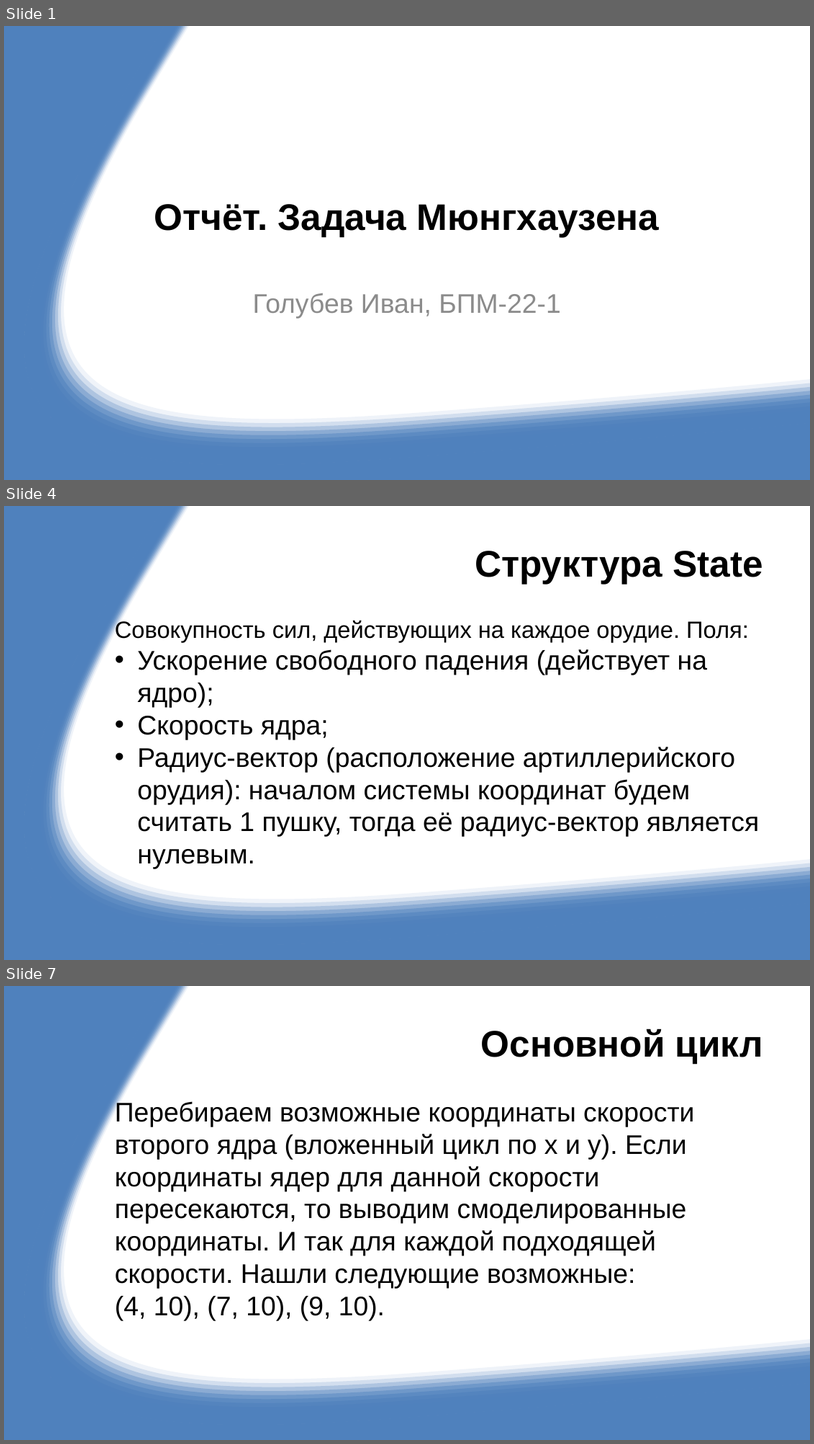
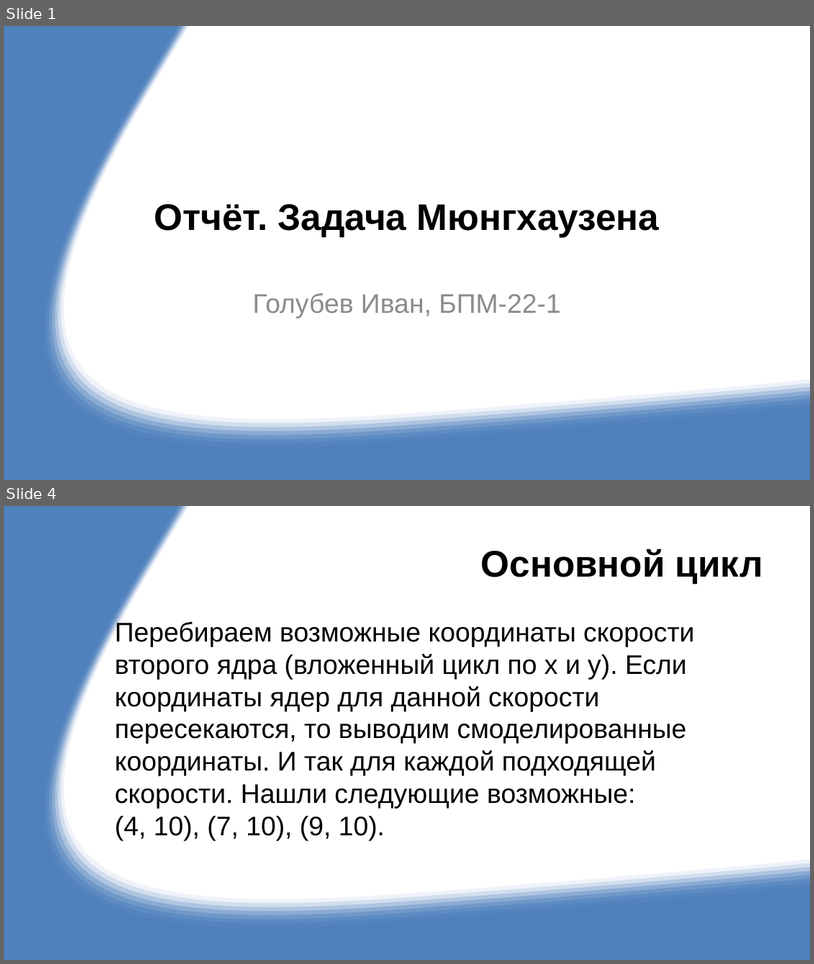
Before and after one commit to g0lubew-iv/g0lubew_i_m, a slide deck: Report.pptx. Shown one above the other, each under a label of ours: slides 1, 4 and 7 before the commit, slides 1 and 4 after it; the slides between them are not shown. The pictures are 814x1444 and 814x964 pixels, drawn with LibreOffice and Linux fonts; fonts in the diff are those of the drawing. Boxes give left, top, right and bottom in pixels: in the first picture for what was removed or moved away, otherwise in the second. Text is boxed around its words. In the diff, an @@ line names an element or a change of style, - is before the commit and + after.

```diff
--- a/Report.pptx
+++ b/Report.pptx
@@ slide 4 removed at (4,506,810,960), background #FFFFFF; not listed: 12 template elements that a slide beside it also shows @@
@@ title removed at (475,551,764,584) @@
-Структура State
@@ text removed at (115,619,759,869) @@
-Совокупность сил, действующих на каждое орудие. Поля:
-• Ускорение свободного падения (действует на ядро);
-• Скорость ядра;
-• Радиус-вектор (расположение артиллерийского орудия): началом системы координат будем считать 1 пушку, тогда её радиус-вектор является нулевым.
@@ what was slide 7 is now slide 4 @@
```
Also in this commit, not shown: 2 slides changed, 1 slide added, 2 other slides removed, 4 other files.
